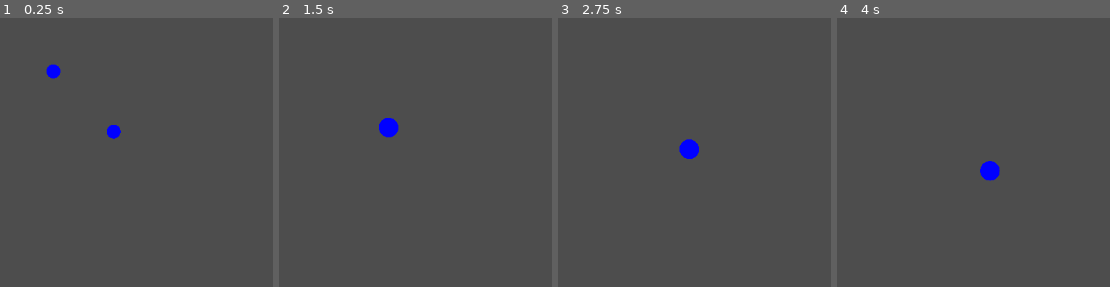
Above: before the commit, frames 1-4 (left to right).
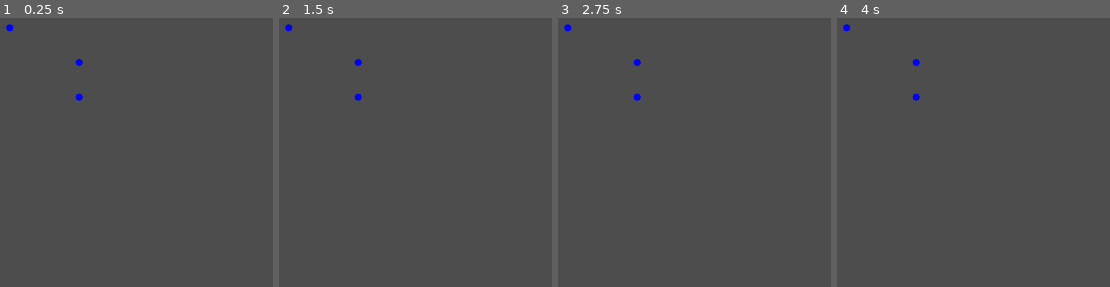
Above: after the commit, the same moments.

Repository: gurung-pawan/gravity
Game: Godot game, scene res://scenes/game.tscn
Two runs of this game, one before a commit and one after it. Both use one fixed random seed, a clock stepped at 60 frames per second and the inputs below.
Inputs:
- Up to frame 1 (0.25 s): no input
- Up to frame 2 (1.5 s): no input
- Up to frame 3 (2.75 s): no input
- Up to frame 4 (4 s): no input

The runs differ from the first frame. In frame 1, 0.6% of the frame differs, in the area x 2-45%, y 2-45%; in frame 2, 0.6%; in frame 3, 0.6%; in frame 4, 0.6%.

Commit message:
Removed Euler's method - TODO: adding Velocity Verlet

Diff:
--- a/backend/systems/Gravity.gd
+++ b/backend/systems/Gravity.gd
@@ -16,24 +16,31 @@
 		self.velocity = _velocity
 		self.acceleration = _acceleration
 
+static func compute_gravitational_acceleration(bodies: Array[Body]) -> Array[Vector2]:
+	var accelerations: Array[Vector2] = []
+
+	for i in range(bodies.size()):
+		var acceleration := Vector2.ZERO
+		var body_1 = bodies[i]
+
+		for j in range(bodies.size()):
+			if i == j: continue
+
+			var body_2 = bodies[j]
+
+			var dir_dis = body_2.position - body_1.position
+			var dis3 = max(eps, dir_dis.length() ** 3)
+			acceleration += (G * body_2.mass * dir_dis) / dis3
+
+		accelerations.append(acceleration)
+
+	return accelerations
+
 static func calculate(delta: float, bodies: Array[Body]) -> Array[GravityResult]:
 
 	var results: Array[GravityResult] = []
 	var size := bodies.size()
 
-	for i in range(size):
-		var body_1 = bodies[i]
-		var acceleration = Vector2.ZERO
-
-		for j in range(size):
-			if i == j: continue
-			var body_2 = bodies[j]
-			var dir_dis = body_2.position - body_1.position
-			var dis3 = max(eps, dir_dis.length() ** 3)
-			acceleration += (G * body_2.mass * dir_dis) / dis3
-
-		var position = body_1.position + (body_1.velocity * delta) + (0.5 * acceleration * (delta ** 2))
-		var velocity = body_1.velocity + (0.5 * (body_1.acceleration + acceleration) * delta)
-		results.append(GravityResult.new(body_1.id, position, velocity, acceleration))
+	# TODO: Add the true velocity verlet
 
 	return results
--- a/scenes/game.tscn
+++ b/scenes/game.tscn
@@ -8,3 +8,4 @@
 [node name="BodiesNode" type="Node" parent="."]
 
 [node name="Camera2D" type="Camera2D" parent="."]
+zoom = Vector2(0.5, 0.5)
--- a/scripts/game.gd
+++ b/scripts/game.gd
@@ -20,10 +20,12 @@
 	self.bodies.erase(_id)
 
 func _ready() -> void:
-	var id1 = Sim.make_body(10, 10, Vector2(0, 0), Vector2(10, 10), Body.BodyType.SMALL_BODY)
+	var id1 = Sim.make_body(10, 10, Vector2(100, 0), Vector2(-5, 0), Body.BodyType.SMALL_BODY)
 	var id2 = Sim.make_body(10, 10, Vector2(100, 100), Vector2(0, 0), Body.BodyType.SMALL_BODY)
+	var id3 = Sim.make_body(10, 10, Vector2(-100, -100), Vector2(10, 15), Body.BodyType.SMALL_BODY)
 	add_body(Sim.get_body_by_id(id1))
 	add_body(Sim.get_body_by_id(id2))
+	add_body(Sim.get_body_by_id(id3))
 
 func _physics_process(delta: float) -> void:
 	Sim.update_step(delta)
